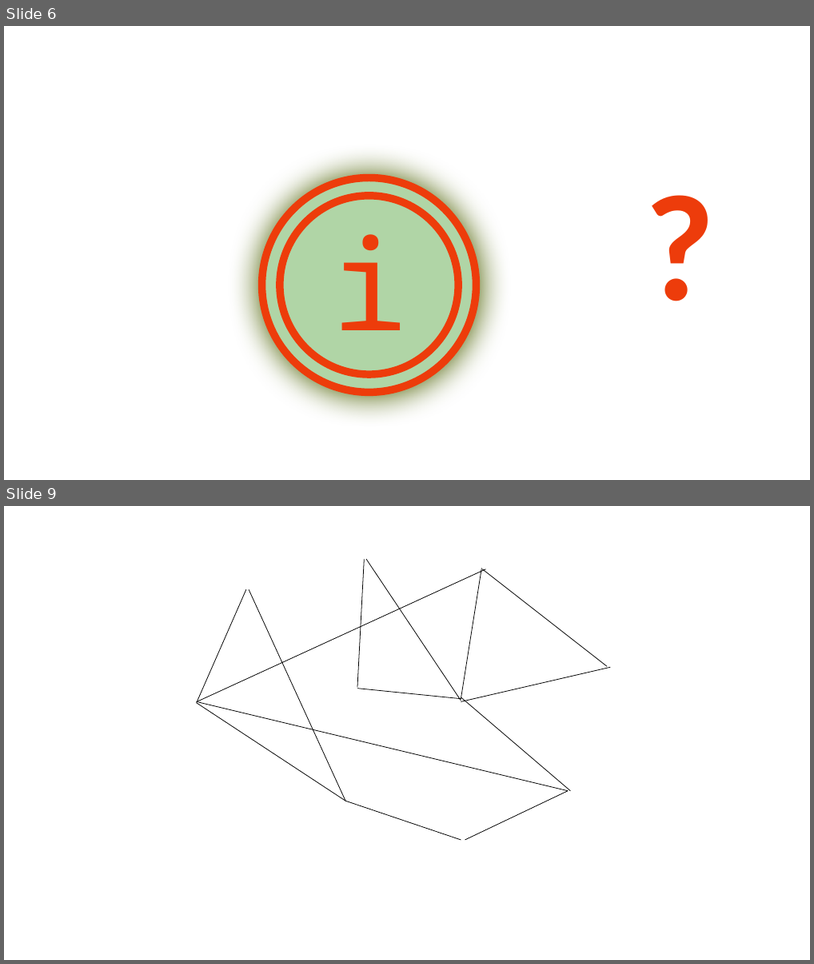
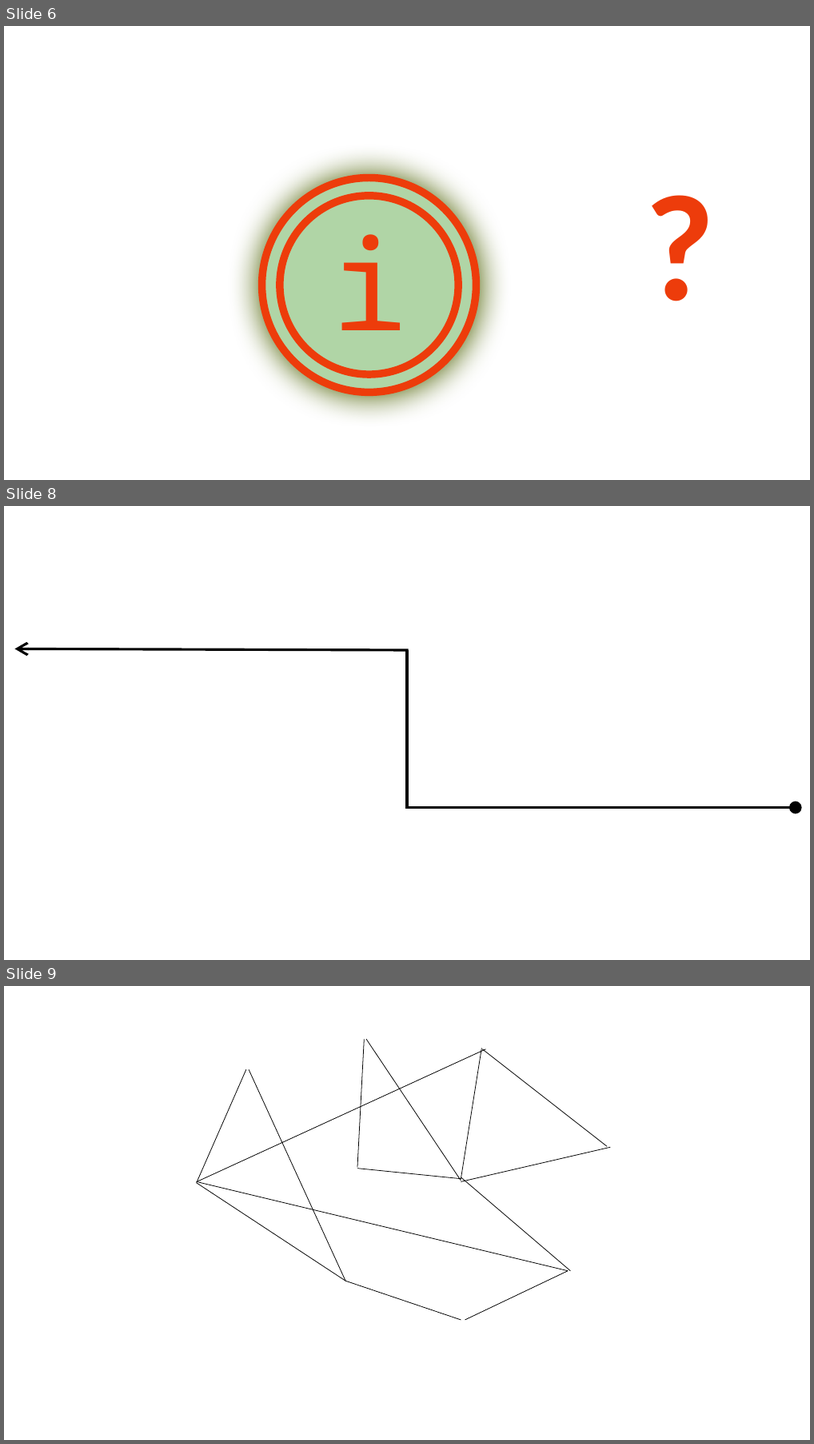
Before and after one commit to GFFischer/gff_blockchain_konzepte, a slide deck: prototyp/symbole_und_farben.pptx. Shown one above the other, each under a label of ours: slides 6 and 9 before the commit, slides 6, 8 and 9 after it; the slides between them are not shown. The pictures are 814x964 and 814x1444 pixels, drawn with LibreOffice and Linux fonts; fonts in the diff are those of the drawing. Boxes give left, top, right and bottom in pixels: in the first picture for what was removed or moved away, otherwise in the second. Text is boxed around its words. In the diff, an @@ line names an element or a change of style, - is before the commit and + after.

```diff
--- a/prototyp/symbole_und_farben.pptx
+++ b/prototyp/symbole_und_farben.pptx
@@ slide 8 added at (x1=4, y1=506, x2=810, y2=960), background #FFFFFF @@
@@ arrow added from (409, 650) to (15, 648), #000000 3 pt @@
@@ line added from (407, 650) to (407, 808), #000000 3 pt @@
@@ arrow added from (409, 808) to (796, 808), #000000 3 pt @@
```
Also in this commit, not shown: 1 slide changed, 1 slide removed, 14 other files.
